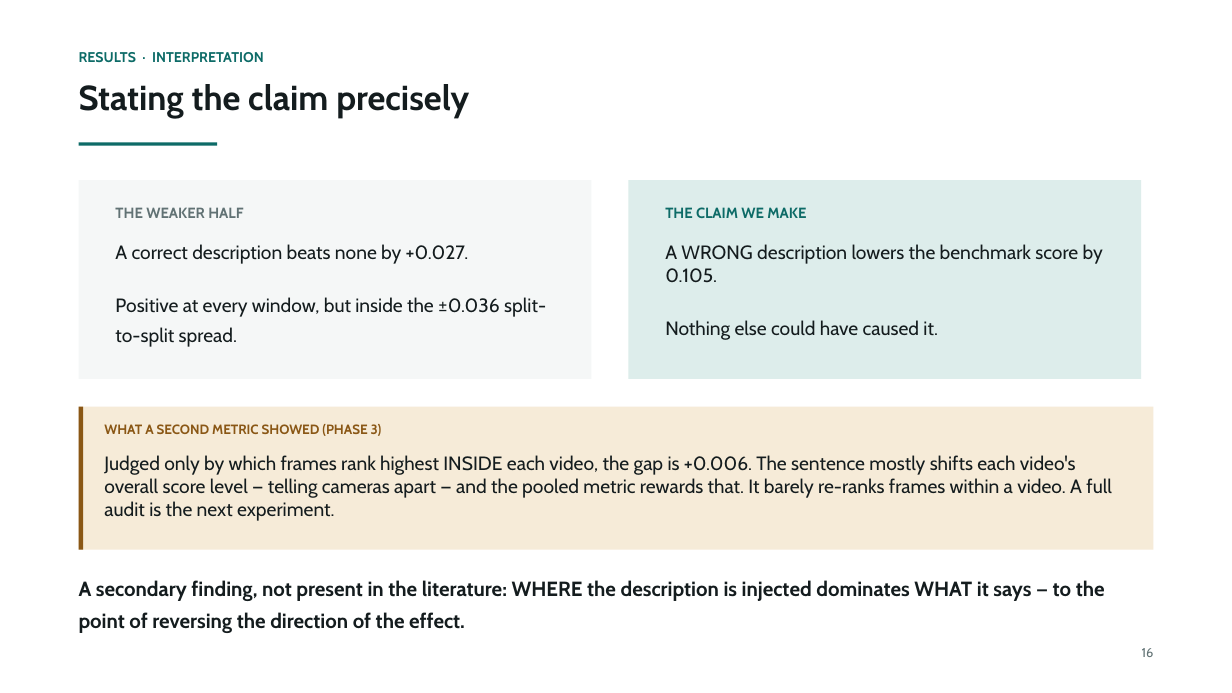
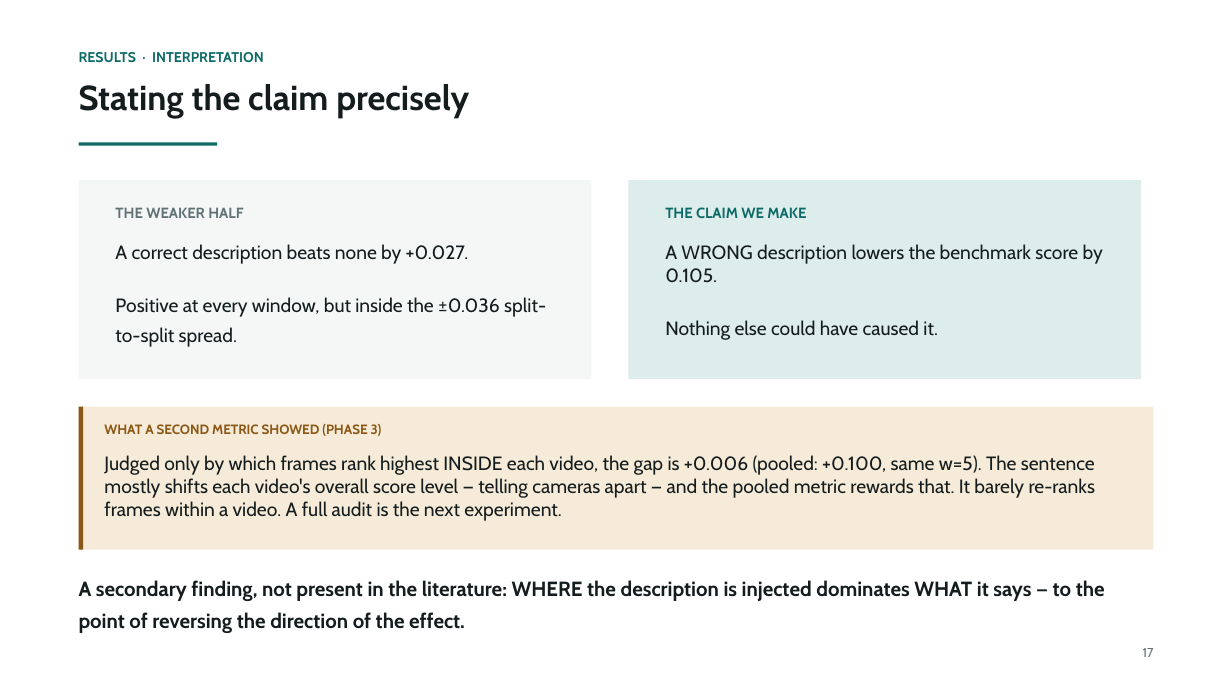
Before and after one commit to prakash-nitc/multimodal-anomaly-detection, a slide deck: slide 18 of docs/06_presentations/DA-ZVAD_Phase3_Review.pptx (slide 17 before the commit). Drawn at 1232x693 pixels with LibreOffice and Linux fonts; fonts in the diff are those of the drawing. Boxes give left, top, right and bottom in pixels: in the first picture for what was removed or moved away, otherwise in the second. Text is boxed around its words. In the diff, an @@ line names an element or a change of style, - is before the commit and + after.

```diff
--- a/docs/06_presentations/DA-ZVAD_Phase3_Review.pptx
+++ b/docs/06_presentations/DA-ZVAD_Phase3_Review.pptx
@@ text at [104, 455, 1096, 521]: text changed @@
-Judged only by which frames rank highest INSIDE each video, the gap is +0.006. The sentence mostly shifts each video's overall score level — telling cameras apart — and the pooled metric rewards that. It barely re-ranks frames within a video. A full audit is the next experiment.
+Judged only by which frames rank highest INSIDE each video, the gap is +0.006 (pooled: +0.100, same w=5). The sentence mostly shifts each video's overall score level — telling cameras apart — and the pooled metric rewards that. It barely re-ranks frames within a video. A full audit is the next experiment.
@@ text at [1143, 648, 1154, 657]: text changed @@
-16
+17
```
Also in this commit, not shown: 31 other slides changed, 1 slide added.
